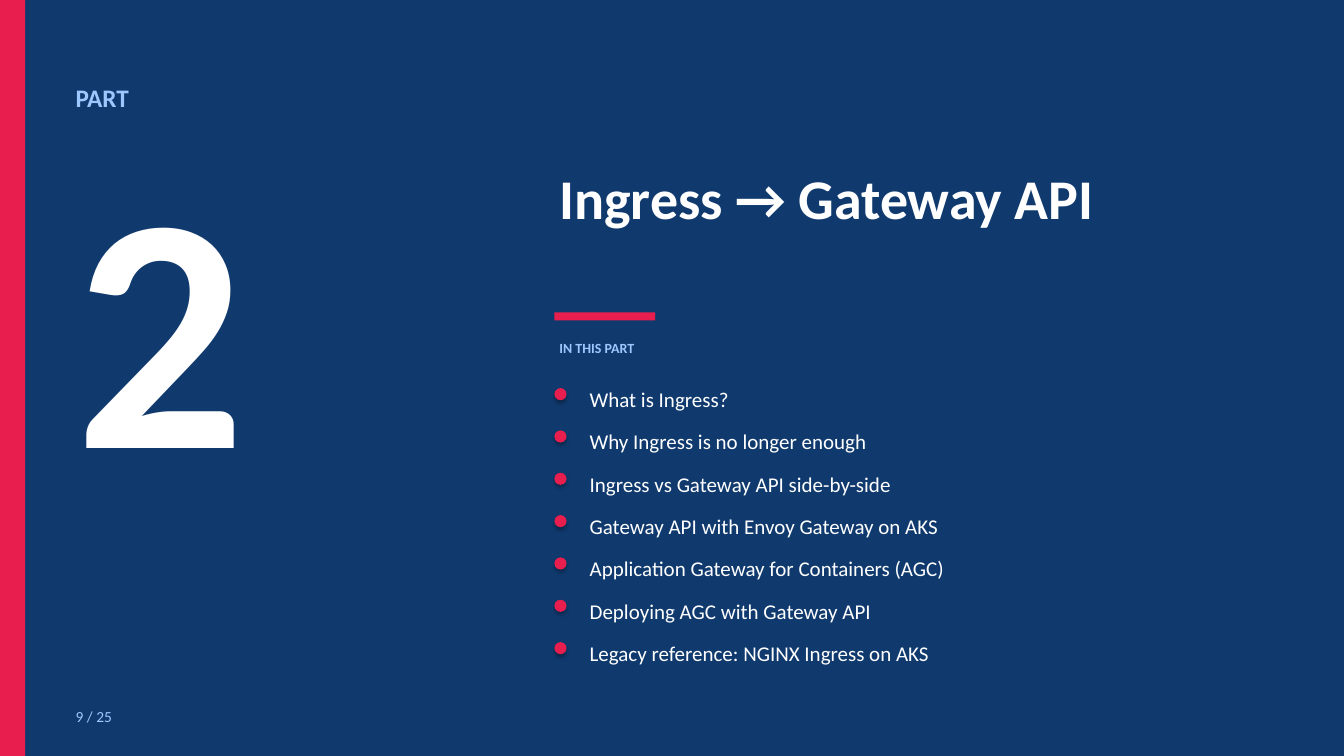
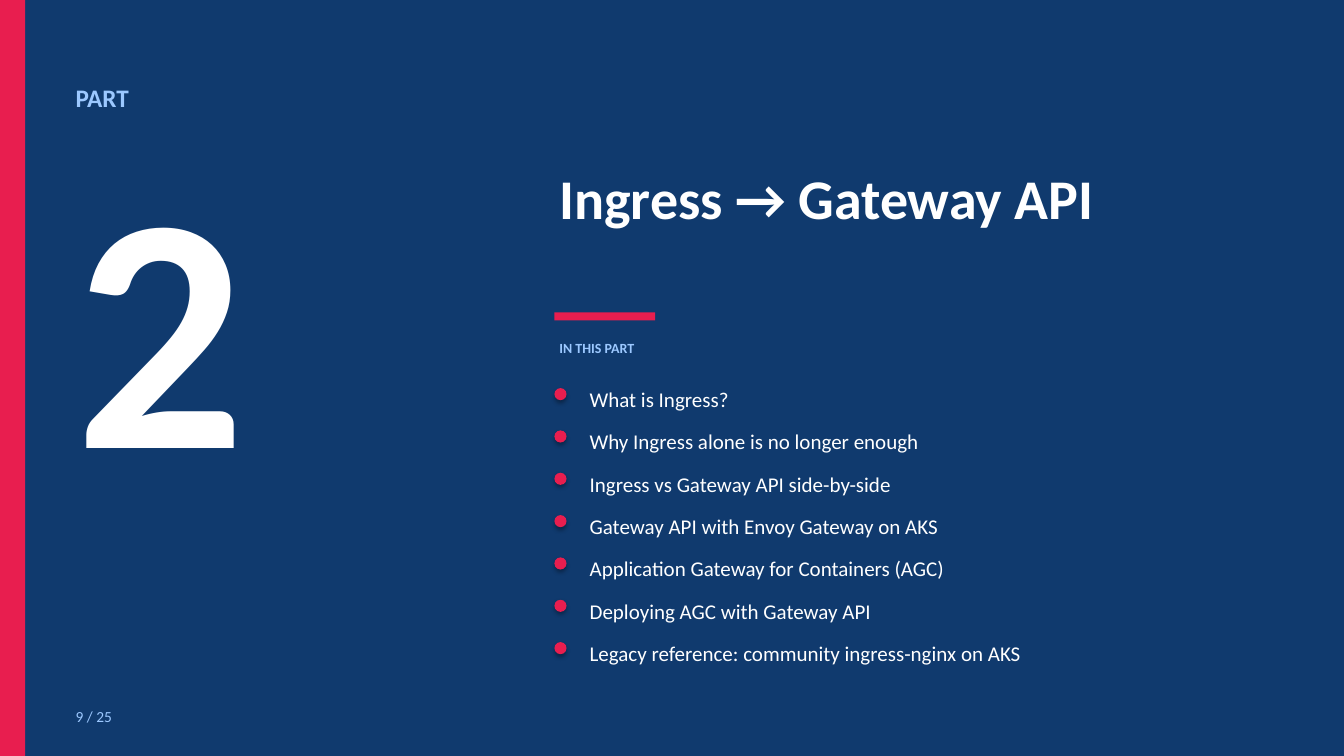
Before and after one commit to johankardell/aksingress2026, a slide deck: slide 9 of PRESENTATION.pptx. Drawn at 1344x756 pixels with LibreOffice and Linux fonts; fonts in the diff are those of the drawing. Boxes give left, top, right and bottom in pixels: in the first picture for what was removed or moved away, otherwise in the second. Text is boxed around its words. In the diff, an @@ line names an element or a change of style, - is before the commit and + after.

```diff
--- a/PRESENTATION.pptx
+++ b/PRESENTATION.pptx
@@ text at box(590, 434, 918, 453): text changed @@
-Why Ingress is no longer enough
+Why Ingress alone is no longer enough
@@ text at box(590, 646, 1020, 665): text changed @@
-Legacy reference: NGINX Ingress on AKS
+Legacy reference: community ingress-nginx on AKS
```
Also in this commit, not shown: 3 other slides changed, 1 other file.
